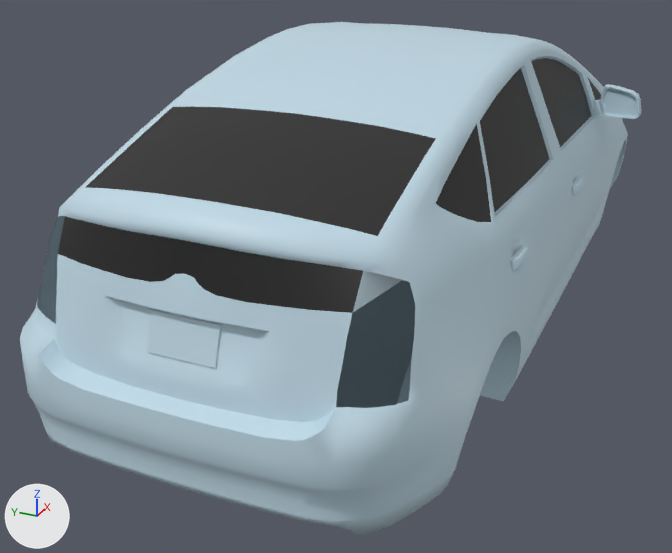
One commit to the Blender file resources/3d/priuses.blend: the scene before it, then after it.
The view is the same before and after, from a 50 mm lens placed at (-40.7, -15.0, 22.0), pointed at (-1.7, 2.5, 2.5). Lighting does not change. The marker at lower left points along +X, +Y and +Z.

The scene before the commit, as lines of its bpy script (objects in view):
```python
me_object_2_001 = bpy.data.meshes.new('object_2.001')
me_object_2_001.from_pydata(...)  # 319 vertices, 378 faces; spans x -1.14..1.11, y -0.38..0.19, z -0.41..0.41
me_object_2_001.materials.append(mat_window_001)  # black #212121
me_object_2_002 = bpy.data.meshes.new('object_2.002')
me_object_2_002.from_pydata(...)  # 3630 vertices, 4434 faces; spans x -1.22..1.14, y -0.43..0.34, z -0.54..0.54
me_object_2_002.materials.append(mat_paint)  # blue #c1dae7
ob_shadeblack_001 = bpy.data.objects.new('shadeBlack_001', me_object_2_001)
ob_shadeblack_001.location = (2.6, 0.05, 6.5)
ob_shadeblack_001.rotation_euler = (-1.571, 0.0, 0.0)  # degrees (-90, 0, 0)
ob_shadeblack_001.scale = (18.8, 18.8, 18.8)
ob_shadewhite_001 = bpy.data.objects.new('shadeWhite_001', me_object_2_002)
ob_shadewhite_001.location = (2.6, 0.05, 6.5)
ob_shadewhite_001.rotation_euler = (-1.571, 0.0, 0.0)  # degrees (-90, 0, 0)
ob_shadewhite_001.scale = (18.8, 18.8, 18.8)
```
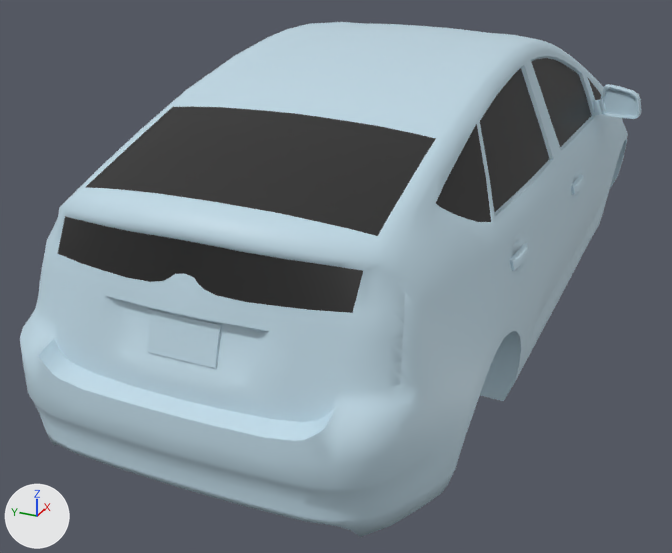
Where the change shows, as pixel boxes [x1, y1, x2, y2] in the pictures (672 x 553 px):
part 1 of me_object_2_002, added: after [336, 281, 415, 408]
part 2 of me_object_2_002, added: after [37, 289, 56, 324]
part 3 of me_object_2_002, added: after [388, 278, 405, 387]
part 4 of me_object_2_002, added: after [337, 271, 394, 391]
part 5 of me_object_2_002, added: after [39, 216, 65, 300]

Diff of the bpy script that builds the scene:
```diff
--- a/resources/3d/priuses.blend.py
+++ b/resources/3d/priuses.blend.py
@@ me_object_2_002 @@
 # used by ob_shadewhite_001; location = (2.6, 0.05, 6.5); rotation_euler = (-1.571, 0.0, 0.0), in degrees (-90, 0, 0); scale = (18.8, 18.8, 18.8)
-me_object_2_002.from_pydata(...)  # 3630 vertices, 4434 faces; spans x -1.22..1.14, y -0.43..0.34, z -0.54..0.54
+me_object_2_002.from_pydata(...)  # 3724 vertices, 4504 faces; spans x -1.22..1.14, y -0.43..0.34, z -0.54..0.54
+# me_object_2_002 part 1: a new loose piece of 23 vertices spanning x -1.15..-1.02, y -0.2..-0.02, z -0.38..-0.28, in mat_paint (blue #c1dae7)
+# me_object_2_002 part 2: a new loose piece of 18 vertices spanning x -1.14..-1.02, y -0.2..-0.04, z 0.28..0.38, in mat_paint (blue #c1dae7)
+# me_object_2_002 part 3: a new loose piece of 15 vertices spanning x -1.11..-1.02, y -0.21..-0.05, z -0.37..-0.33, in mat_paint (blue #c1dae7)
+# me_object_2_002 part 4: a new loose piece of 15 vertices spanning x -1.14..-1.04, y -0.23..-0.04, z -0.35..-0.28, in mat_paint (blue #c1dae7)
+# me_object_2_002 part 5
+# 23 vertices are added at x -1.13..-1.03, y -0.23..-0.08, z 0.28..0.37
+# 18 new faces join them
 me_object_2_002.materials.append(mat_paint)
```
